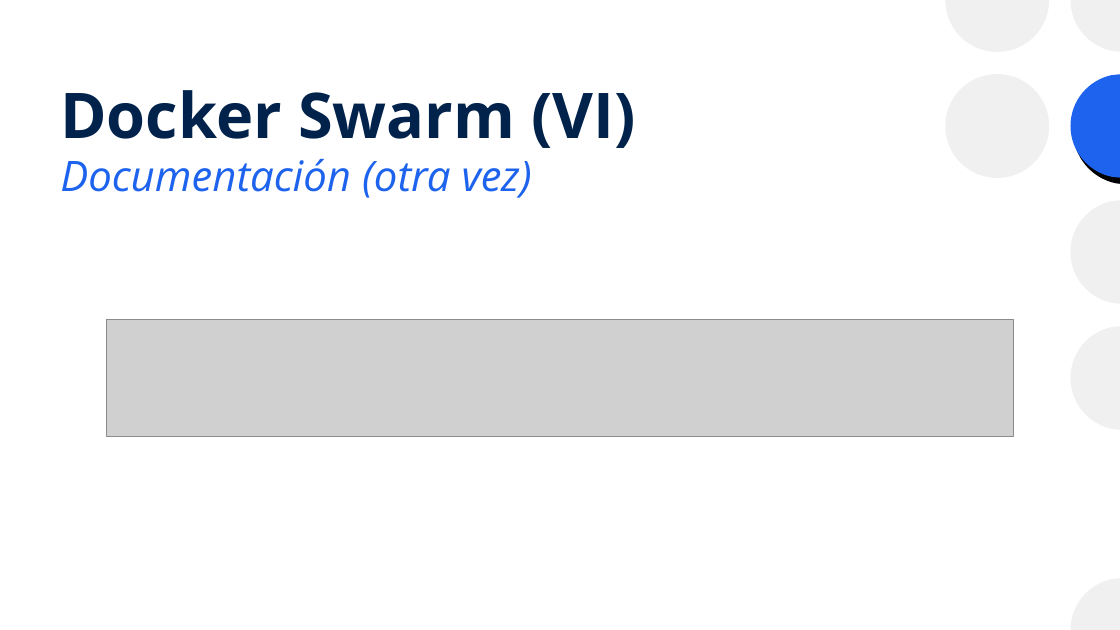
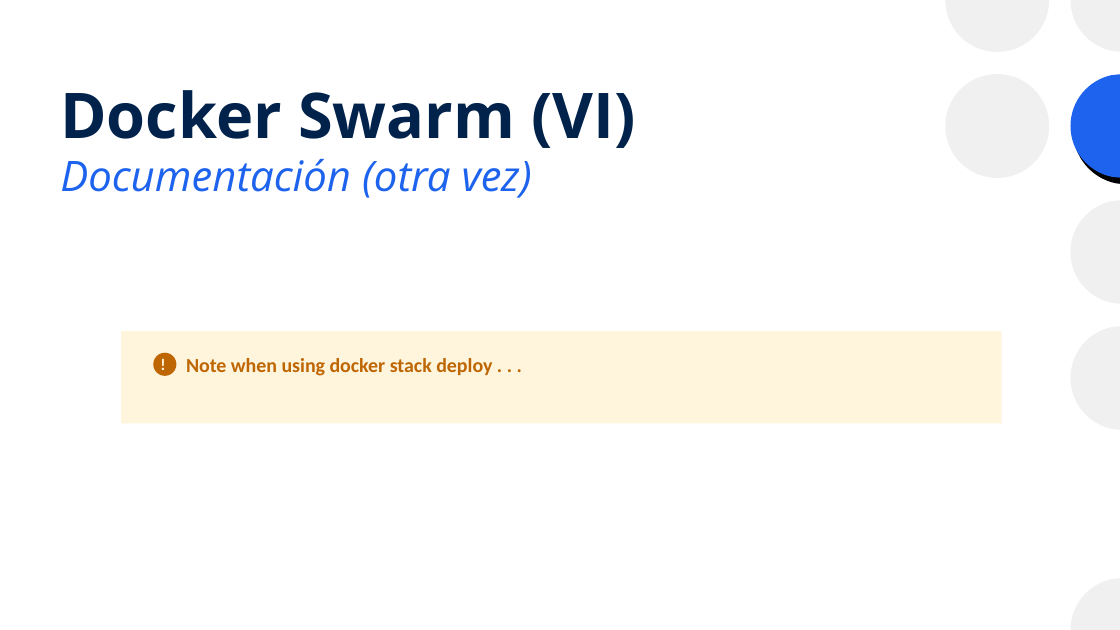
Before and after one commit to josanri/docker-workshop, a slide deck: slide 81 of Introducción a Docker.pptx. Drawn at 1120x630 pixels with LibreOffice and Linux fonts; fonts in the diff are those of the drawing; grey boxes stand for pictures. Boxes give left, top, right and bottom in pixels: in the first picture for what was removed or moved away, otherwise in the second. Text is boxed around its words. In the diff, an @@ line names an element or a change of style, - is before the commit and + after.

Commit message:
Añadida diapositiva de Docker como plataforma

```diff
--- a/Introducción a Docker.pptx
+++ b/Introducción a Docker.pptx
@@ picture removed at [107, 320, 1013, 436] @@
@@ rectangle added at [121, 331, 1002, 423], fill #FFF4DC @@
@@ ellipse added at [153, 353, 176, 376], fill #BE6602 @@
@@ text added at [157, 350, 169, 379], 14 pt, text #FFF4DC, bold @@
+!
@@ text added at [186, 358, 492, 376], 17.1 pt, text #BE6602, bold @@
+Note when using docker stack deploy . . .
```
Also in this commit, not shown: 14 other slides changed, 1 slide added, 1 slide removed, 1 other file.
